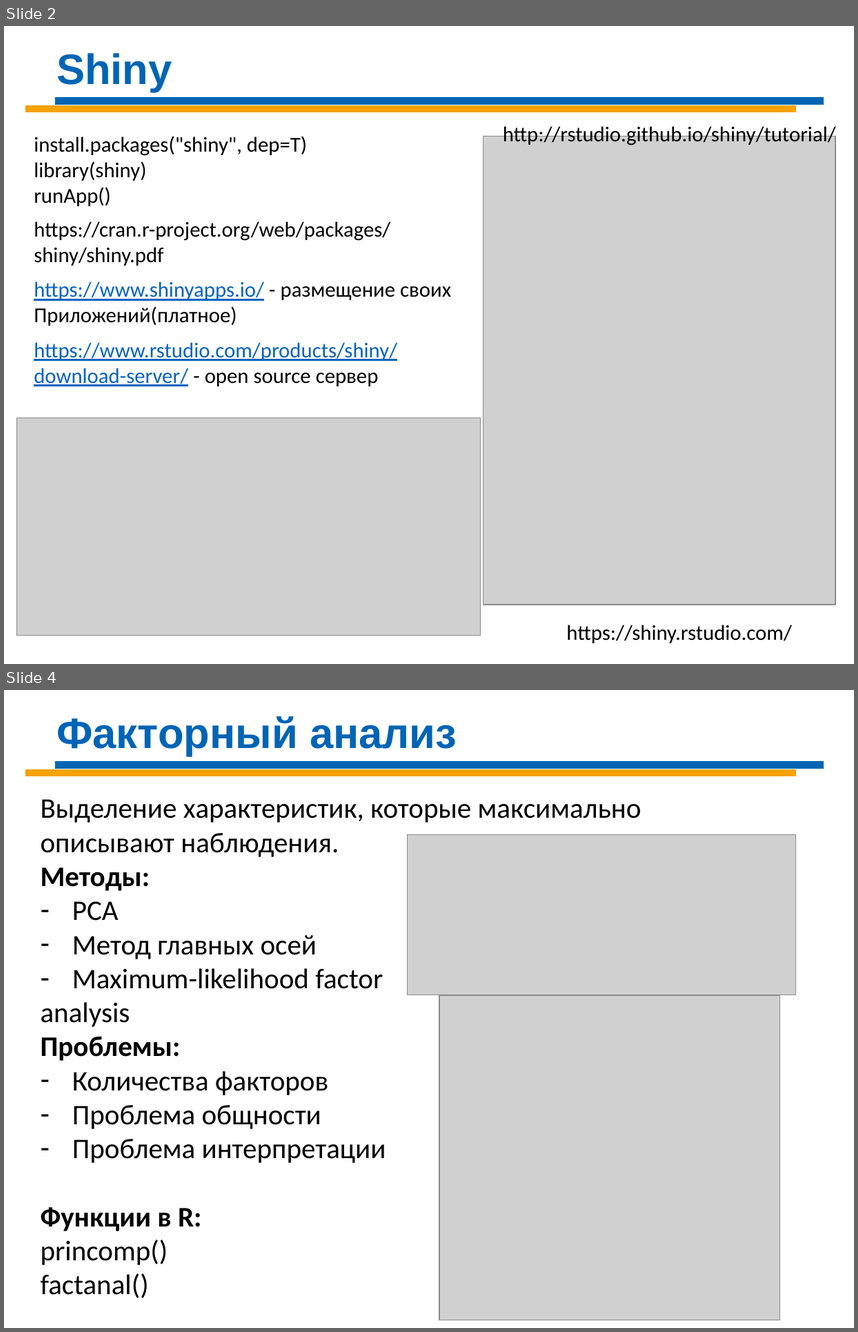
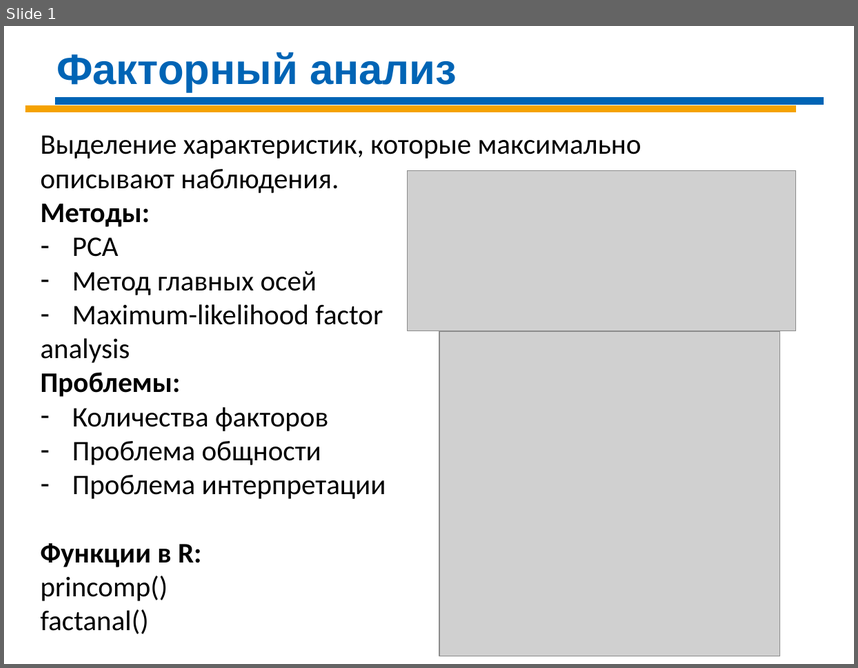
Before and after one commit to Demolis/Infopulse, a slide deck: Sat_Data_Science/DS-Day-13 R.pptx. Shown one above the other, each under a label of ours: slides 2 and 4 before the commit, slide 1 after it; the slides between them are not shown. The pictures are 858x1332 and 858x668 pixels, drawn with LibreOffice and Linux fonts; fonts in the diff are those of the drawing; grey boxes stand for pictures. Boxes give left, top, right and bottom in pixels: in the first picture for what was removed or moved away, otherwise in the second. Text is boxed around its words. In the diff, an @@ line names an element or a change of style, - is before the commit and + after.

```diff
--- a/Sat_Data_Science/DS-Day-13 R.pptx
+++ b/Sat_Data_Science/DS-Day-13 R.pptx
@@ slide 2 removed at (4,26,854,664), background #FFFFFF @@
@@ text removed at (56,53,172,92) @@
-Shiny
@@ line removed from (55, 101) to (824, 101) @@
@@ line removed from (25, 109) to (796, 109) @@
@@ text removed at (503,123,836,147) @@
-http://rstudio.github.io/shiny/tutorial/
@@ text removed at (34,136,307,206) @@
-install.packages("shiny", dep=T)
-library(shiny)
-runApp()
@@ picture removed at (484,136,835,604) @@
@@ text removed at (34,221,390,265) @@
-https://cran.r-project.org/web/packages/shiny/shiny.pdf
@@ text removed at (34,281,451,325) @@
-https://www.shinyapps.io/ - размещение своих
-Приложений(платное)
@@ text removed at (34,342,397,386) @@
-https://www.rstudio.com/products/shiny/download-server/ - open source сервер
@@ picture removed at (16,418,480,635) @@
@@ text removed at (566,624,791,643) @@
-https://shiny.rstudio.com/
@@ what was slide 4 is now slide 1 @@
```
Also in this commit, not shown: 2 other slides removed, 4 other files.
